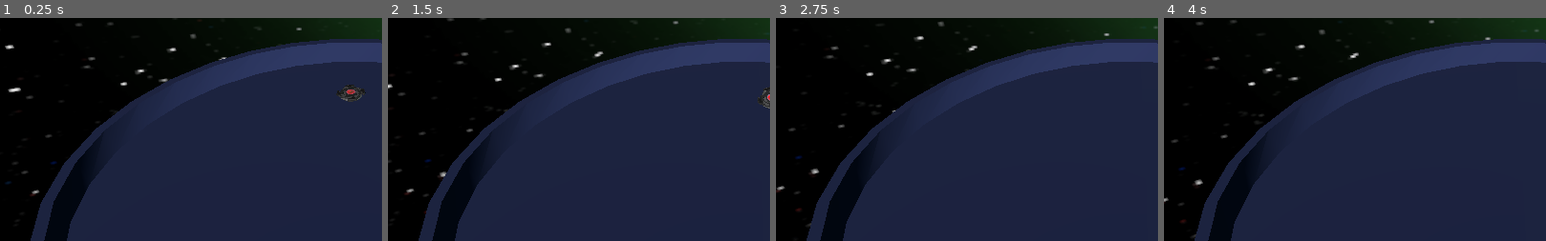
Above: before the commit, frames 1-4 (left to right).
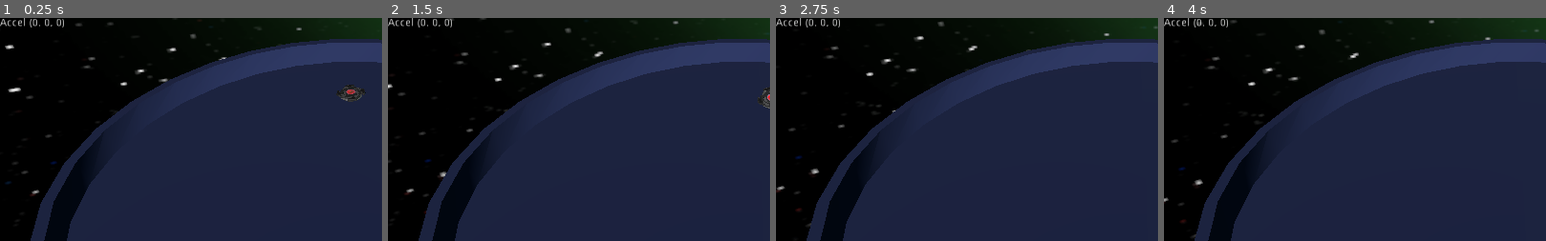
Above: after the commit, the same moments.

Repository: gilzoide/1JAM-Uno
Game: Godot game, scene res://Main.tscn
Same seed, same stepped clock (60 frames per second), same inputs: the game is played once before the commit and once after it.
Inputs:
- Up to frame 1 (0.25 s): no input
- Up to frame 2 (1.5 s): hold Right (ui_right) 0.53-1.28 s; hold Down (ui_down) from 1.28 s (still down)
- Up to frame 3 (2.75 s): release Down (ui_down) at 2.03 s; hold Right (ui_right) from 2.03 s (still down)
- Up to frame 4 (4 s): release Right (ui_right) at 2.78 s; hold Up (ui_up) 2.78-3.53 s; hold Left (ui_left) from 3.53 s (still down)
The pictures show only the part of the screen within x 0-50%, y 0-50%; the shares and areas given below are measured in that part.

The runs differ from the first frame. In frame 1, 0.2% of the frame differs, in the area x 0-17%, y 0-5%; in frame 2, 0.2%; in frame 3, 0.2%; in frame 4, 0.2%.

Commit message:
Add input de acelerômetro

Diff:
--- /dev/null
+++ b/AccelerometerLabel.gd
@@ -0,0 +1,7 @@
+extends Label
+
+func _ready():
+	set_process(true)
+
+func _process(delta):
+	text = "Accel " + str(Input.get_accelerometer())
--- /dev/null
+++ b/Input/AccelerometerPiaoInput.gd
@@ -0,0 +1,7 @@
+extends PiaoInput
+
+func _ready():
+	set_process(true)
+
+func _process(delta):
+	var accel = Input.get_accelerometer()
--- a/Main.tscn
+++ b/Main.tscn
@@ -6,6 +6,7 @@
 [ext_resource path="res://Input/RandomPiaoInput.gd" type="Script" id=4]
 [ext_resource path="res://nightsky_env.tres" type="Environment" id=5]
 [ext_resource path="res://Input/InputMapPiaoInput.gd" type="Script" id=6]
+[ext_resource path="res://AccelerometerLabel.gd" type="Script" id=7]
 
 [node name="Main" type="Spatial"]
 
@@ -40,3 +41,19 @@
 
 [node name="PiaoInput2" type="Node" parent="."]
 script = ExtResource( 4 )
+
+[node name="UI" type="Control" parent="."]
+margin_right = 40.0
+margin_bottom = 40.0
+__meta__ = {
+"_edit_use_anchors_": false
+}
+
+[node name="Accelerometer" type="Label" parent="UI"]
+margin_right = 287.0
+margin_bottom = 99.0
+text = "OLARS"
+script = ExtResource( 7 )
+__meta__ = {
+"_edit_use_anchors_": false
+}
--- a/project.godot
+++ b/project.godot
@@ -21,6 +21,7 @@
 [application]
 
 config/name="Piaozera"
+config/description="Um duelo entre piões - GIRANDO, GIRANDO, GIRANDO!"
 run/main_scene="res://Main.tscn"
 config/icon="res://icon.png"
 
Not shown: 1 places in Main.tscn that only renumber resources
